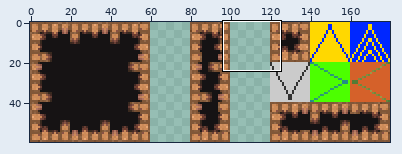
Sprite sheet -- tilemap/sampleTiles.png. Above: a wide view before the commit, with the close-up outlined.
Close-up. First the earlier version:
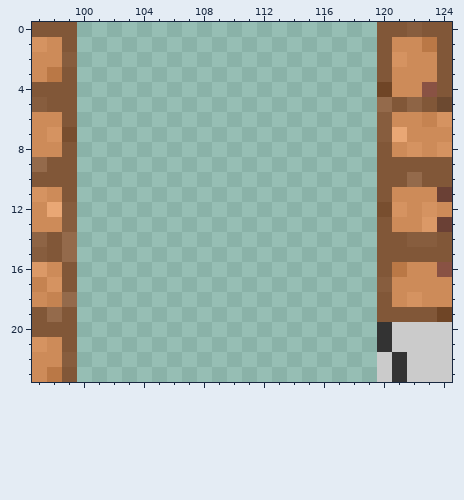
The file is 180x60 pixels. Colours within 5 levels of each other are drawn and written as one. Shown: x 97..124, y 0..23.
After the commit:
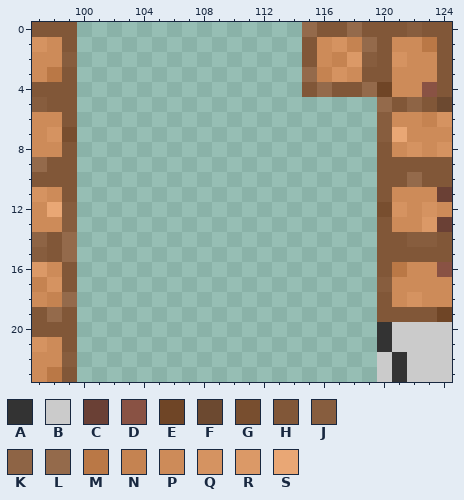
Palette (. is transparent): A #333333  B #cbcbcb  C #6a4035  D #895244  E #6f4526  F #6c4930  G #784e2f  H #815738  J #875d3e  K #8e6445  L #946a4b  M #ba7846  N #c58351  P #cd8b59  Q #d59361  R #db9967  S #e9a775
Diff:
{"y":0,"x":115,"old":".....","new":"LHHLH"}
{"y":1,"x":115,"old":".....","new":"HPQNL"}
{"y":2,"x":115,"old":".....","new":"HPNRJ"}
{"y":3,"x":115,"old":".....","new":"LNQPH"}
{"y":4,"x":115,"old":".....","new":"HLHHL"}
{"label":"added","picture_box":[302,22,377,97]}
